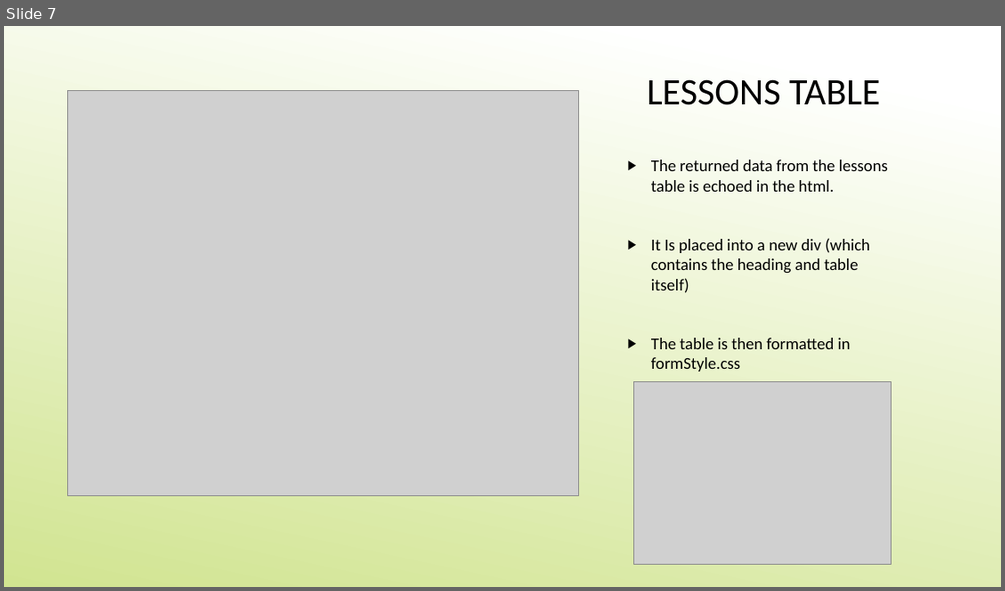
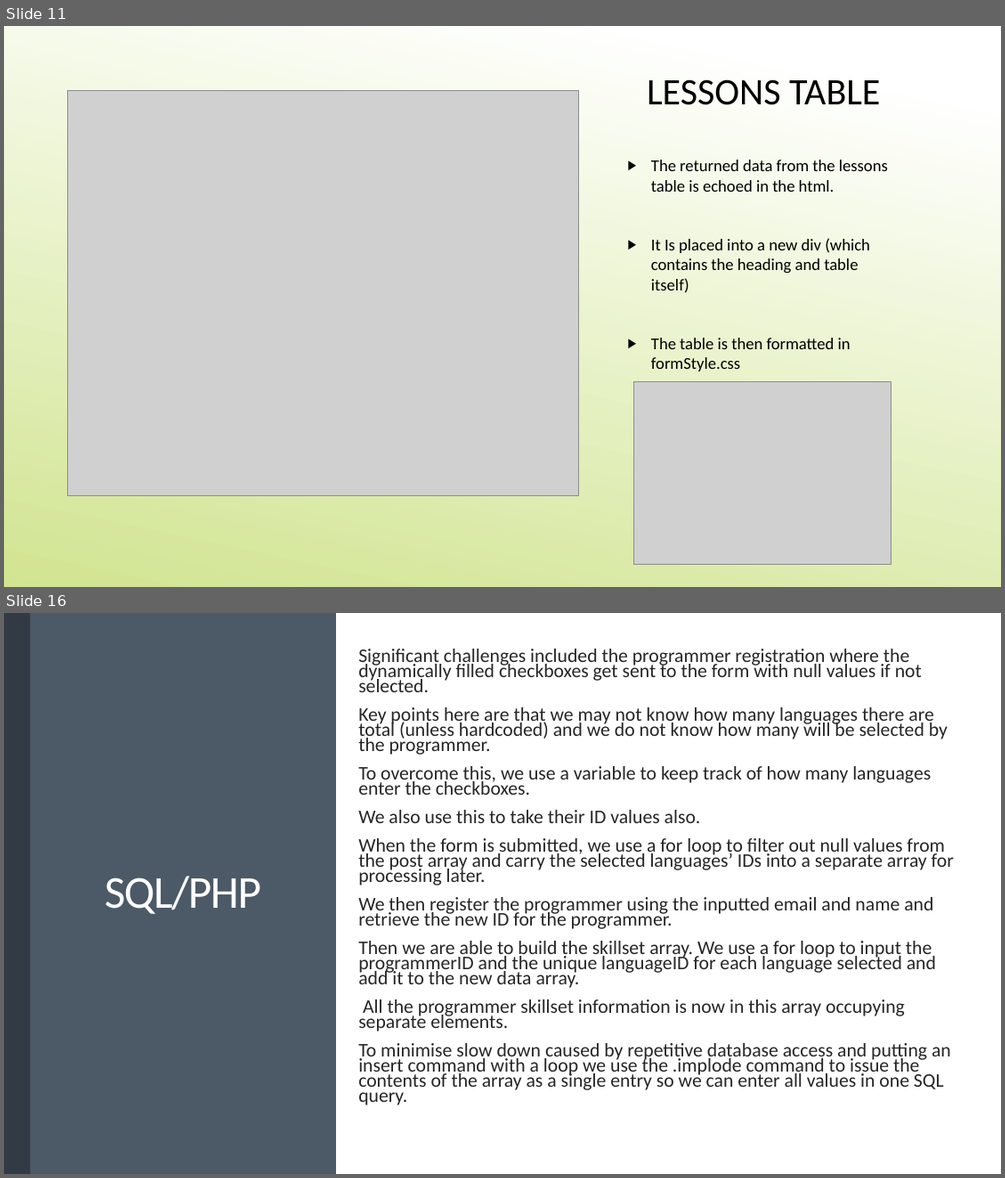
Before and after one commit to MikeVriesema/ProgrammingPal, a slide deck: ET4132_ProgrammingPal_PowerPoint.pptx. Shown one above the other, each under a label of ours: slide 7 before the commit, slides 11 and 16 after it; the slides between them are not shown. The pictures are 1005x591 and 1005x1178 pixels, drawn with LibreOffice and Linux fonts; fonts in the diff are those of the drawing; grey boxes stand for pictures. Boxes give left, top, right and bottom in pixels: in the first picture for what was removed or moved away, otherwise in the second. Text is boxed around its words. In the diff, an @@ line names an element or a change of style, - is before the commit and + after.

```diff
--- a/ET4132_ProgrammingPal_PowerPoint.pptx
+++ b/ET4132_ProgrammingPal_PowerPoint.pptx
@@ slide 16 added at [4,613,1001,1174], background #FFFFFF @@
@@ rectangle added at [4,613,336,1174], fill #4C5867 @@
@@ rectangle added at [4,613,30,1174], fill #333B44 @@
@@ text added at [358,649,954,1105], 18.6 pt, text #262626 @@
+  Significant challenges included the programmer registration where the dynamically filled checkboxes get sent to the form with null values if not selected.
+  Key points here are that we may not know how many languages there are total (unless hardcoded) and we do not know how many will be selected by the programmer.
+  To overcome this, we use a variable to keep track of how many languages enter the checkboxes.
+  We also use this to take their ID values also.
+  When the form is submitted, we use a for loop to filter out null values from the post array and carry the selected languages’ IDs into a separate array for processing later.
+  We then register the programmer using the inputted email and name and retrieve the new ID for the programmer.
+  Then we are able to build the skillset array. We use a for loop to input the programmerID and the unique languageID for each language selected and add it to the new data array.
+  All the programmer skillset information is now in this array occupying separate elements.
+  To minimise slow down caused by repetitive database access and putting an insert command with a loop we use the .implode command to issue the contents of the array as a single entry so we can enter all values in one SQL query.
@@ title added at [105,876,261,914], 44 pt, text #FFFFFF @@
+SQL/PHP
@@ what was slide 7 is now slide 11 @@
```
Also in this commit, not shown: 6 slides changed, 14 other slides added, 2 slides removed, 1 other file.
